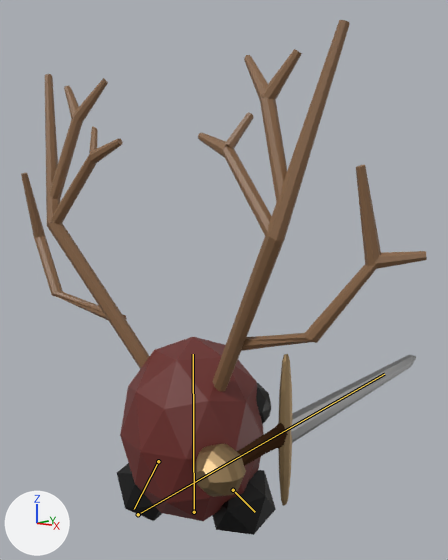
The Blender file public/models/azuki_king.blend as it was, and as the next commit left it.
Camera for both pictures: a camera (50 mm lens) standing at (5.41, -6.08, 4.6) and looking at (-0.77, 1.62, 3.11). The lights are fixed; the arrows at lower left show +X, +Y and +Z. Both versions are drawn at frame 22 of the action 'Walk'; the numbers are the values there. The bones that bend it are drawn over the model as lines.

Objects in the first picture: 'Body', 'Leg.L', 'Leg.R', 'Spear'.
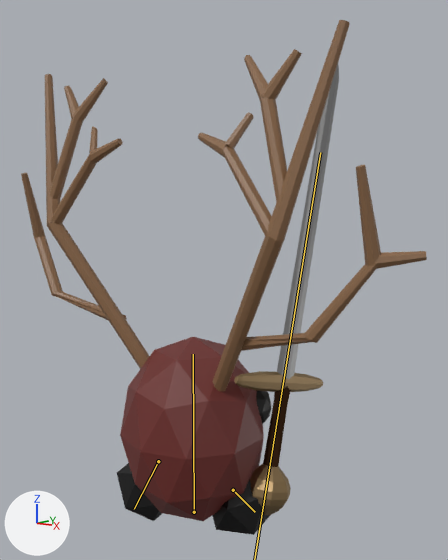
Commit message: Update walk cycle

What the commit changed:
Bone 'Spear' (bone_spear) moves from (0.0, 0.0, -0.09) to (0.0, 1.96, -2.03).
Bone 'Spear' (bone_spear) turns from (1, 0, 0) to (75, 0, 0) degrees about its own x, y and z.

Changed parts and their boxes (x1, y1, x2, y2) in the pictures (448 x 560 px):
'Spear', posed (53% narrower, 195% taller)
    before: (193, 354, 416, 506)
    after: (235, 64, 339, 515)
